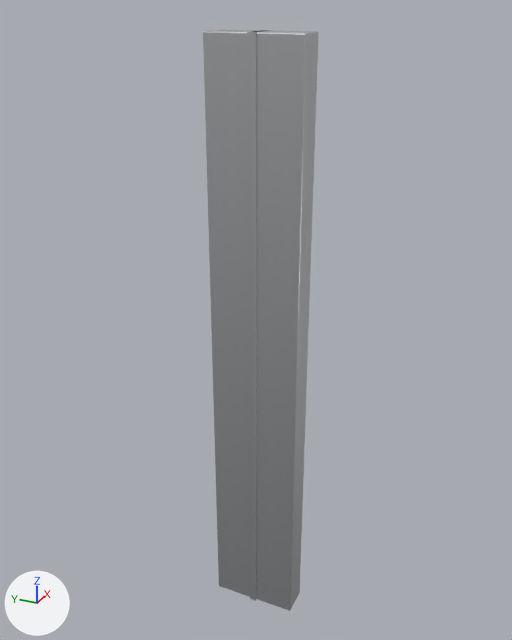
Renders of the glTF model public/models/authoring/curtain-mullion-rect-50x150.glb from each side of a commit.
Before and after are seen from a 50 mm camera at (-0.945, -0.419, 0.543) aimed at (0.024, 0.017, 0.059). The lights are fixed; the arrows at lower left show +X, +Y and +Z. The first picture is the older version. Where no turn or scale is listed for an object, it has been applied to the vertices. Vertices at exactly the same position are counted once.

In view in the first picture: 'MullionBody', 'PressureCap'.
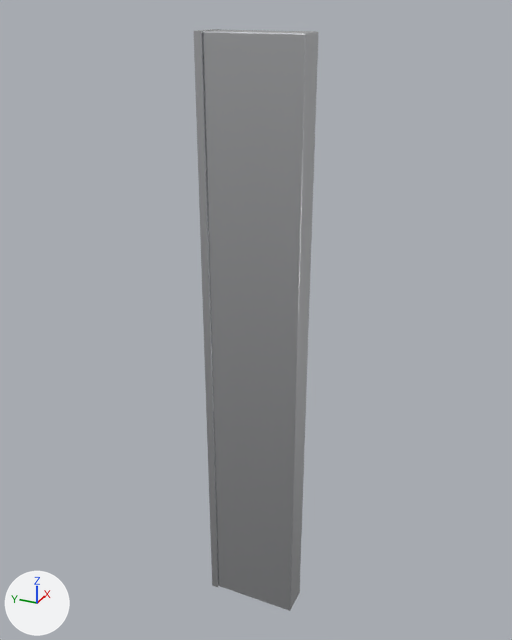
The newer file is also turned or shifted as a whole; pictures and numbers use the older file's frame.

The change, as a list of edits to the scene's bpy script:
```text
Change me_pressurecap_002:
    used by ob_pressurecap; location = (0.0, 0.0, 0.0)
    remove me_pressurecap_002.from_pydata(...)  # 8 vertices, 12 faces; spans x -0.028..0.028, y -0.006..0.006, z -0.5..0.5
    add me_pressurecap_002.from_pydata(...)  # 8 vertices, 12 faces; spans x -0.028..0.028, y 0.075..0.087, z -0.5..0.5
    me_pressurecap_002 part 1: the whole mesh is moved by (0.0, 0.081, 0.0)
```

Boxes [x1, y1, x2, y2] around the edits, measured in the pictures (512 x 640 px):
'PressureCap', moved: before [247, 30, 272, 601]; after [194, 29, 220, 587]
